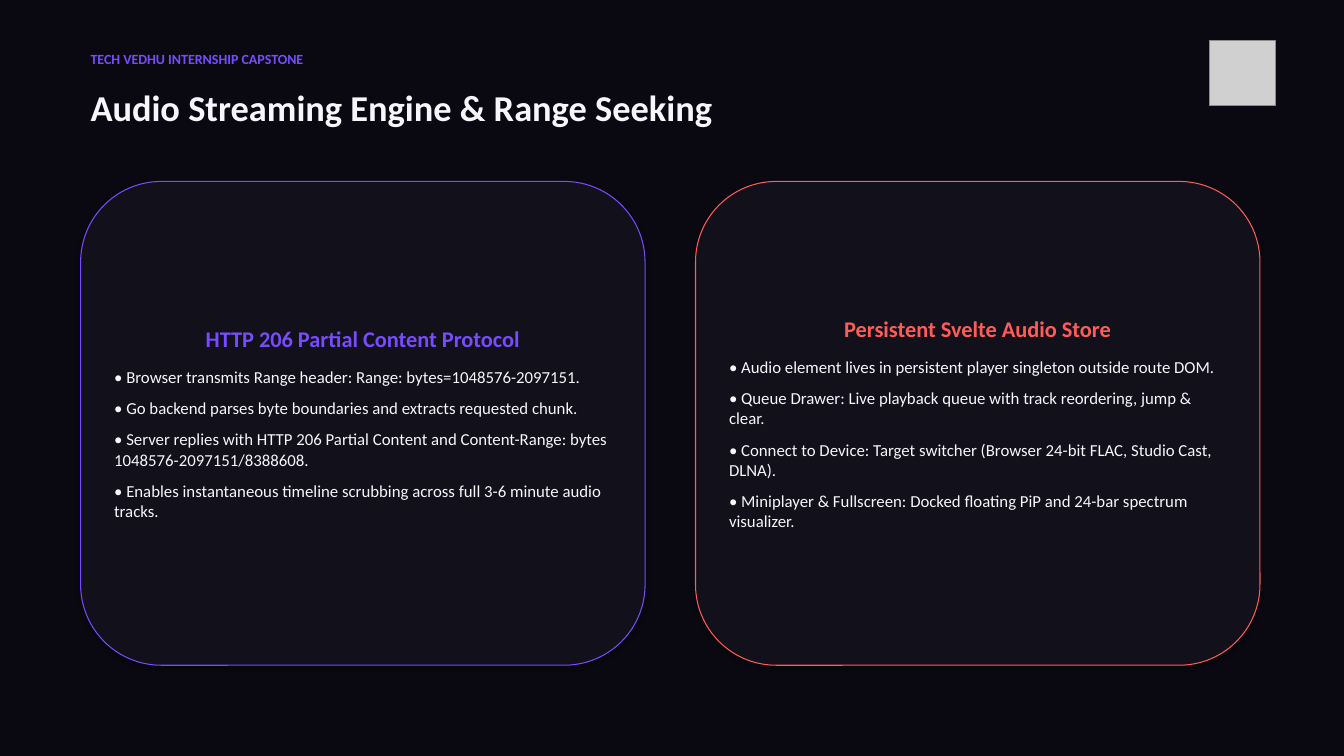
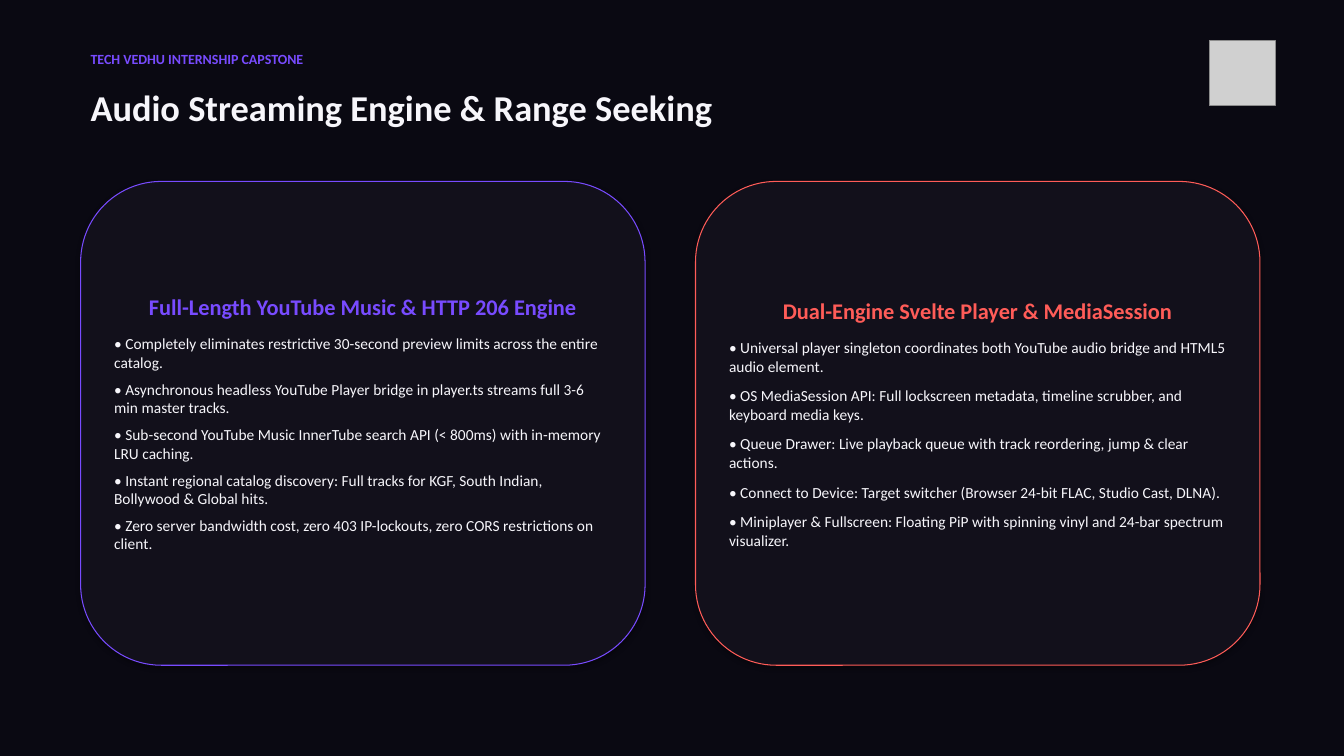
Before and after one commit to Dharsh606/DIVERGE, a slide deck: slide 8 of docs/presentation.pptx. Drawn at 1344x756 pixels with LibreOffice and Linux fonts; fonts in the diff are those of the drawing; grey boxes stand for pictures. Boxes give left, top, right and bottom in pixels: in the first picture for what was removed or moved away, otherwise in the second. Text is boxed around its words. In the diff, an @@ line names an element or a change of style, - is before the commit and + after.

Commit message:
docs: synchronize all project documentation, report PDF, presentation PPTX, and READMEs with YouTube Music architecture

```diff
--- a/docs/presentation.pptx
+++ b/docs/presentation.pptx
@@ text in rounded rectangle at (114,299,600,549): text changed; size 12 to 11 pt @@
-HTTP 206 Partial Content Protocol
-• Browser transmits Range header: Range: bytes=1048576-2097151.
-• Go backend parses byte boundaries and extracts requested chunk.
-• Server replies with HTTP 206 Partial Content and Content-Range: bytes 1048576-2097151/8388608.
-• Enables instantaneous timeline scrubbing across full 3-6 minute audio tracks.
+Full-Length YouTube Music & HTTP 206 Engine
+• Completely eliminates restrictive 30-second preview limits across the entire catalog.
+• Asynchronous headless YouTube Player bridge in player.ts streams full 3-6 min master tracks.
+• Sub-second YouTube Music InnerTube search API (< 800ms) with in-memory LRU caching.
+• Instant regional catalog discovery: Full tracks for KGF, South Indian, Bollywood & Global hits.
+• Zero server bandwidth cost, zero 403 IP-lockouts, zero CORS restrictions on client.
@@ text in rounded rectangle at (729,303,1226,468): text changed; size 12 to 11 pt @@
-Persistent Svelte Audio Store
-• Audio element lives in persistent player singleton outside route DOM.
-• Queue Drawer: Live playback queue with track reordering, jump & clear.
+Dual-Engine Svelte Player & MediaSession
+• Universal player singleton coordinates both YouTube audio bridge and HTML5 audio element.
+• OS MediaSession API: Full lockscreen metadata, timeline scrubber, and keyboard media keys.
+• Queue Drawer: Live playback queue with track reordering, jump & clear actions.
@@ text in rounded rectangle at (740,487,1219,501): size 12 to 11 pt in "• Connect to Device: Target switcher (Browser ..." @@
@@ text in rounded rectangle at (729,516,1223,546): text changed; size 12 to 11 pt @@
-• Miniplayer & Fullscreen: Docked floating PiP and 24-bar spectrum visualizer.
+• Miniplayer & Fullscreen: Floating PiP with spinning vinyl and 24-bar spectrum visualizer.
```
Also in this commit, not shown: 5 other files.
